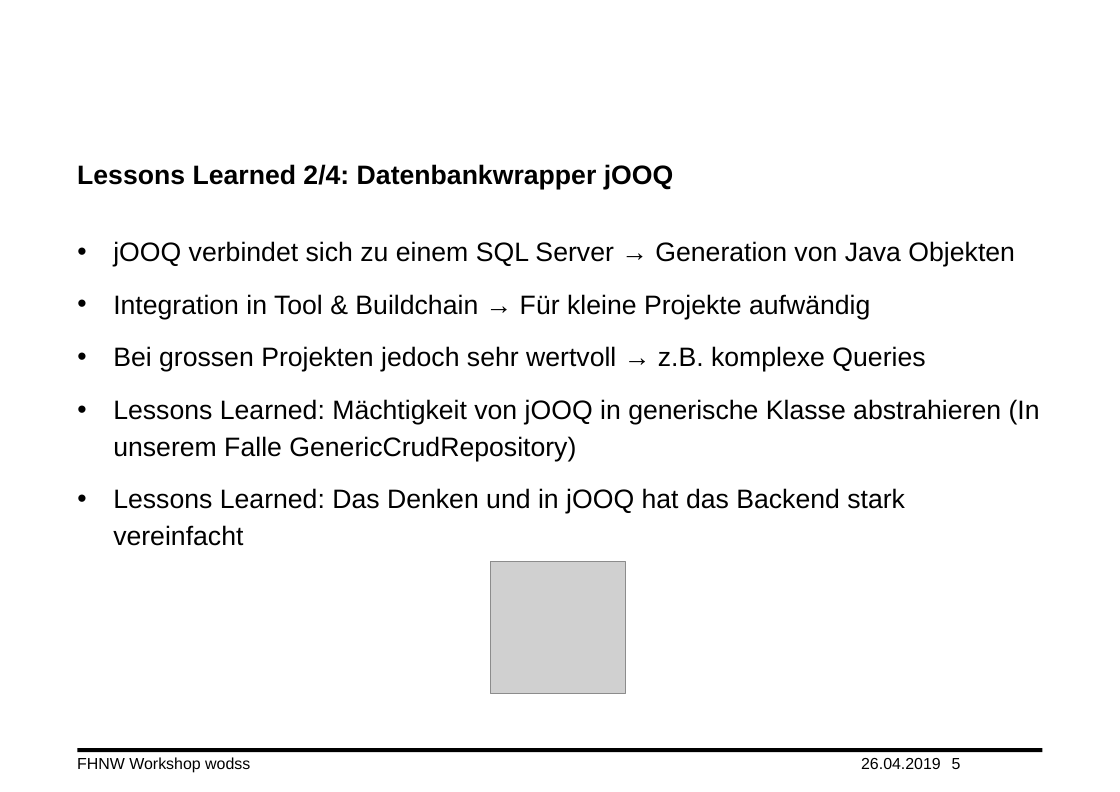
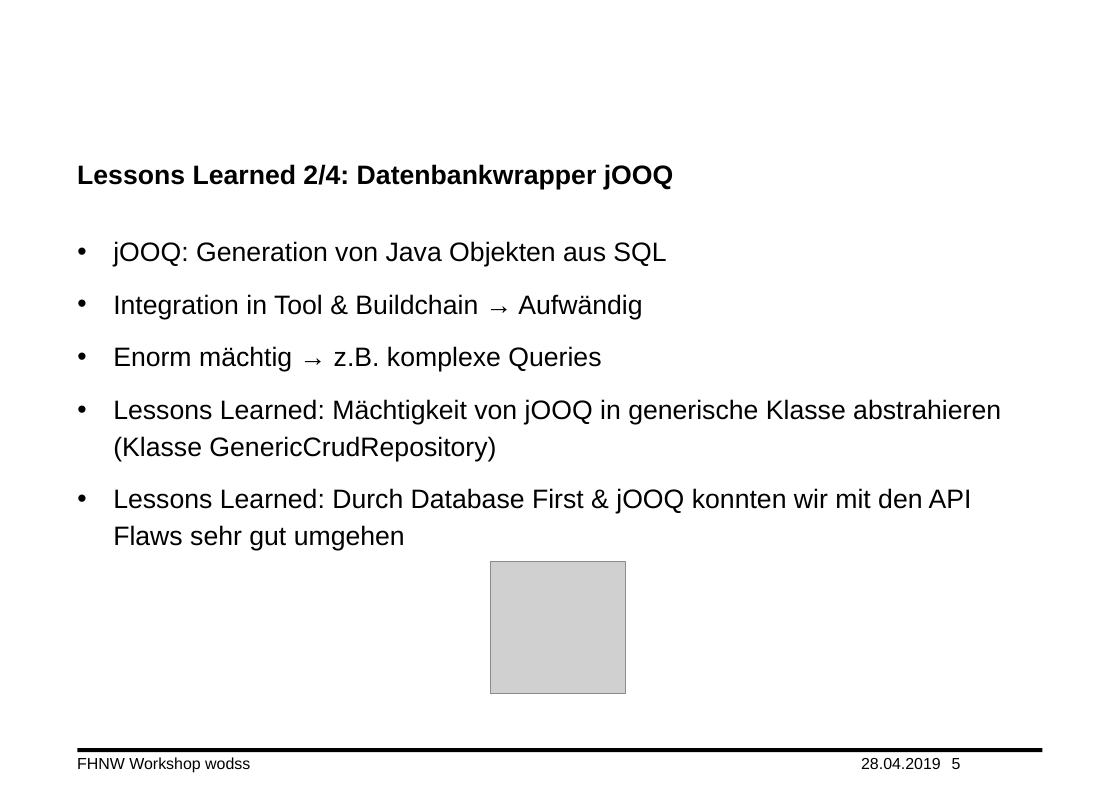
Before and after one commit to swaechter/fhnw-wodss, a slide deck: slide 5 of doc/Praesentation.pptx. Drawn at 1120x792 pixels with LibreOffice and Linux fonts; fonts in the diff are those of the drawing; grey boxes stand for pictures; background and template pictures are left out. Boxes give left, top, right and bottom in pixels: in the first picture for what was removed or moved away, otherwise in the second. Text is boxed around its words. In the diff, an @@ line names an element or a change of style, - is before the commit and + after.

```diff
--- a/doc/Praesentation.pptx
+++ b/doc/Praesentation.pptx
@@ text at box(113, 241, 1001, 551): text changed @@
-• jOOQ verbindet sich zu einem SQL Server → Generation von Java Objekten
-• Integration in Tool & Buildchain → Für kleine Projekte aufwändig
-• Bei grossen Projekten jedoch sehr wertvoll → z.B. komplexe Queries
-• Lessons Learned: Mächtigkeit von jOOQ in generische Klasse abstrahieren (In unserem Falle GenericCrudRepository)
-• Lessons Learned: Das Denken und in jOOQ hat das Backend stark vereinfacht
+• jOOQ: Generation von Java Objekten aus SQL
+• Integration in Tool & Buildchain → Aufwändig
+• Enorm mächtig → z.B. komplexe Queries
+• Lessons Learned: Mächtigkeit von jOOQ in generische Klasse abstrahieren (Klasse GenericCrudRepository)
+• Lessons Learned: Durch Database First & jOOQ konnten wir mit den API Flaws sehr gut umgehen
```
Also in this commit, not shown: 11 other slides changed, 1 slide removed, 2 other files.
